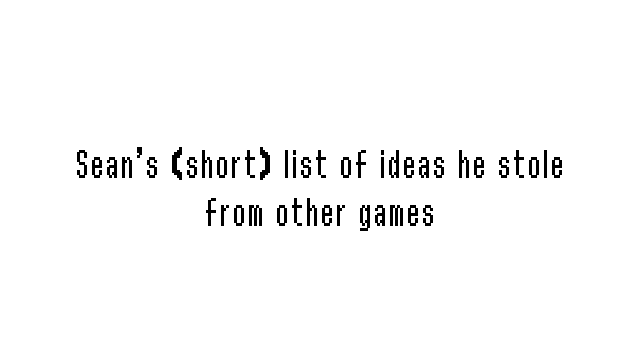
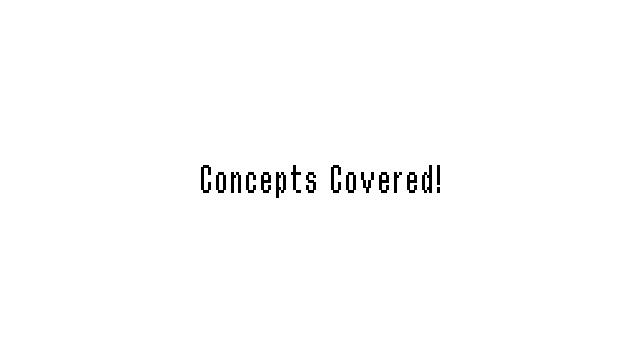
Two versions of the same layered image (640x360). Layer-by-layer changes:
added group "Slide Four" with 1 layers above "Slide Three" over [201, 165, 440, 198]
added layer "Concepts Covered!" in group "Slide Four" over [201, 165, 440, 198]
hid group "Slide One" (2 layers) over [77, 147, 562, 231]
hid "Sean’s (short) list of ideas he stole from other games" over [77, 147, 562, 231]
